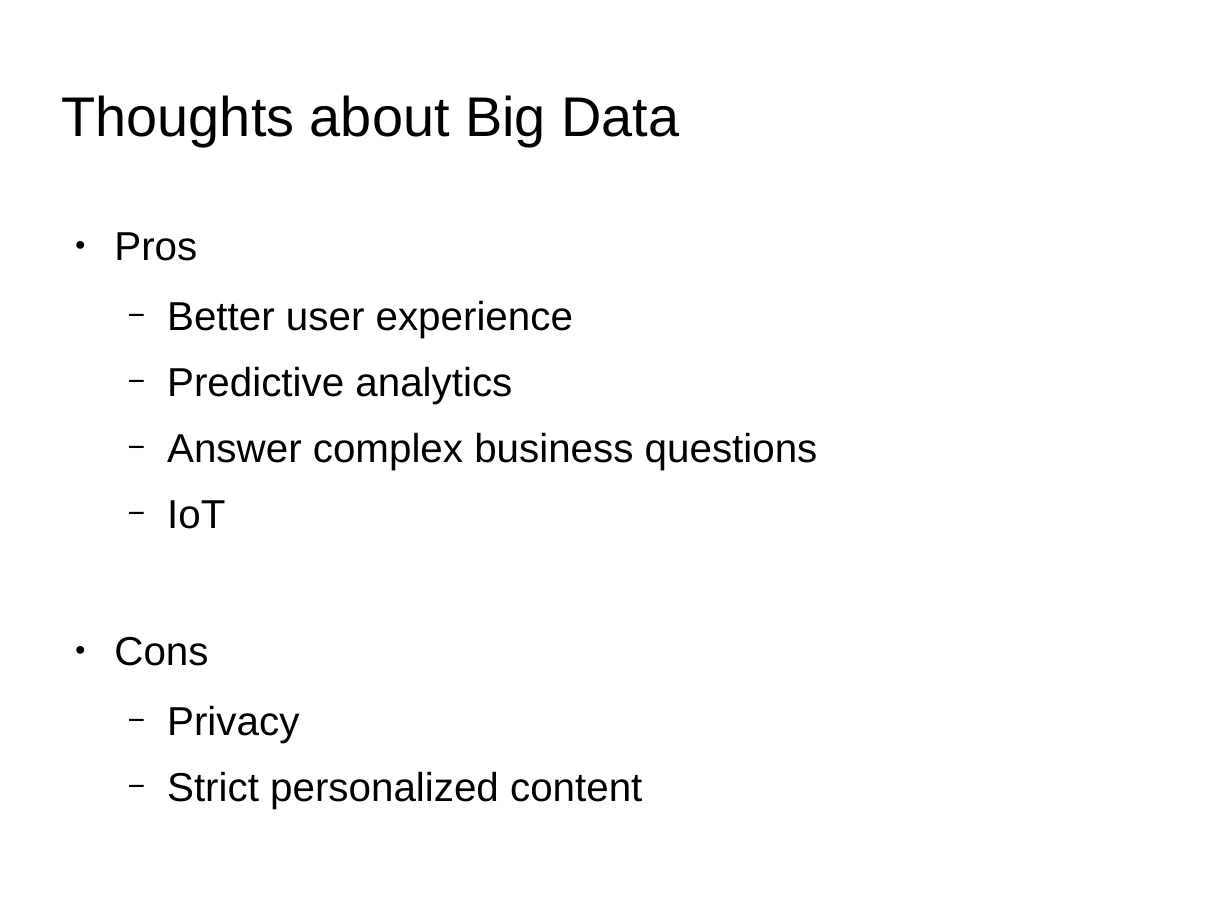
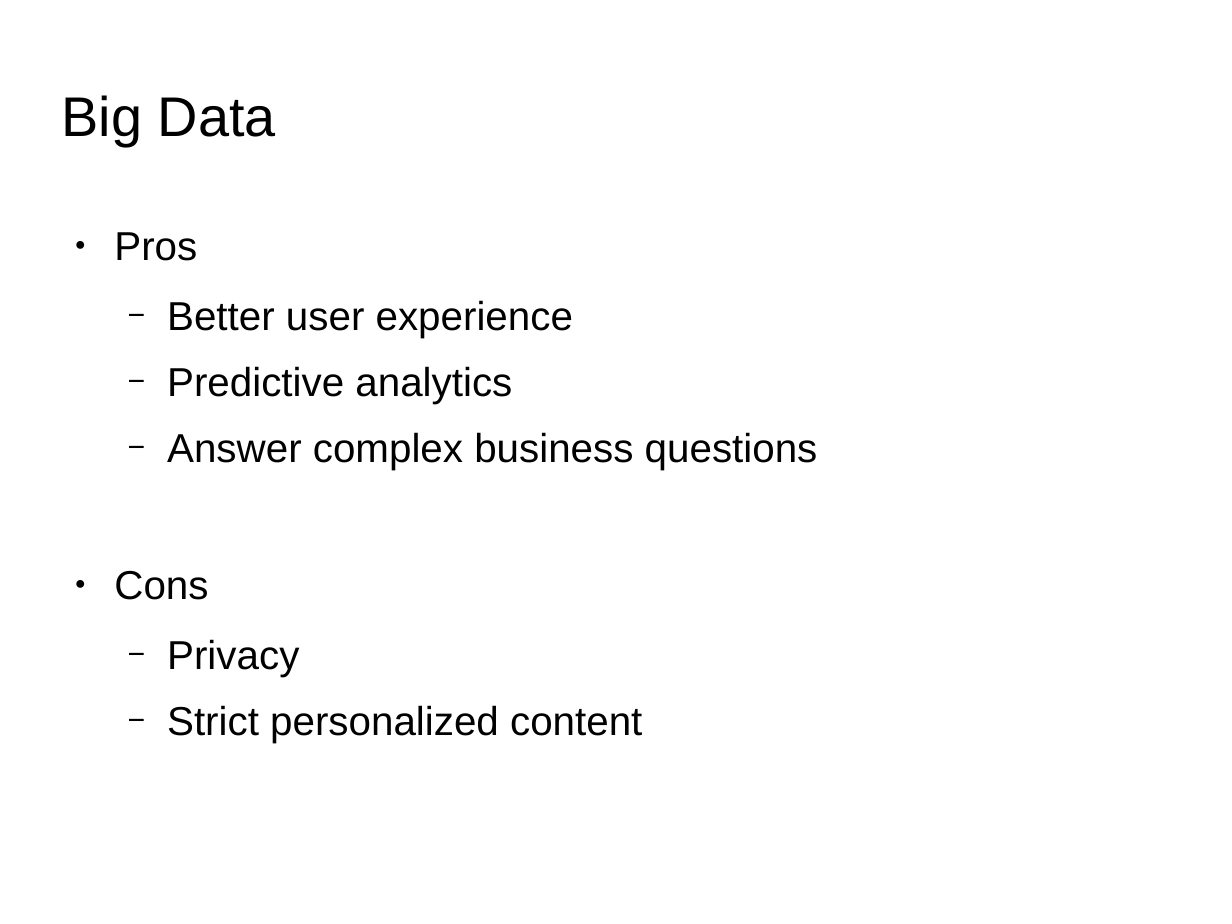
Before and after one commit to qiozas/Documents, a slide deck: slide 6 of fosscomm-2016/Big Data Streaming - FOSSCOMM 2016.odp. Drawn at 1232x924 pixels with LibreOffice and Linux fonts; fonts in the diff are those of the drawing; background and template pictures are left out. Boxes give left, top, right and bottom in pixels: in the first picture for what was removed or moved away, otherwise in the second. Text is boxed around its words. In the diff, an @@ line names an element or a change of style, - is before the commit and + after.

```diff
--- a/fosscomm-2016/Big Data Streaming - FOSSCOMM 2016.odp
+++ b/fosscomm-2016/Big Data Streaming - FOSSCOMM 2016.odp
@@ title at (62, 95, 276, 146): text changed @@
-Thoughts about Big Data
+Big Data
@@ text at (167, 500, 225, 529): paragraph removed @@
-  − IoT
```
Also in this commit, not shown: 10 other slides changed, 1 slide added.
